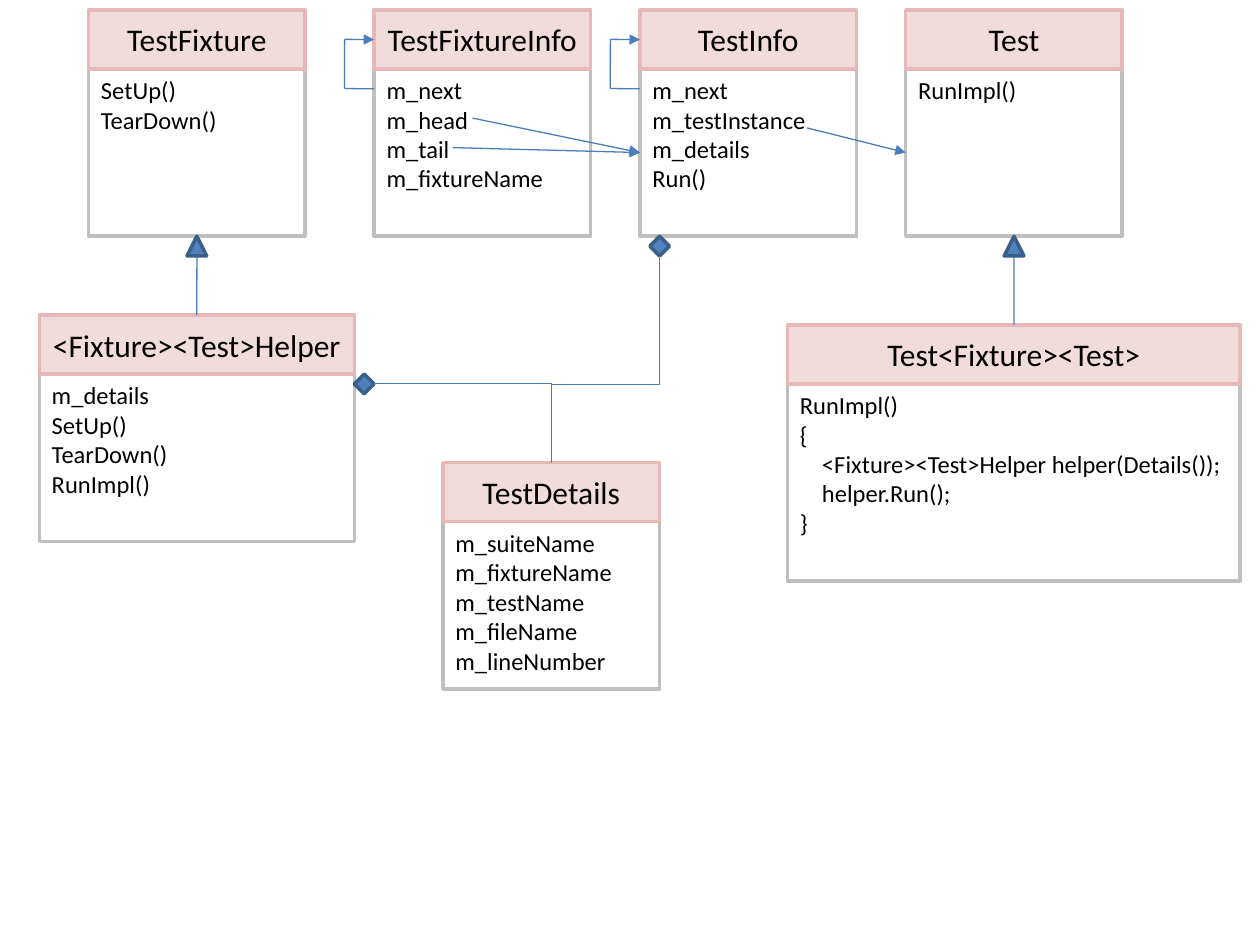
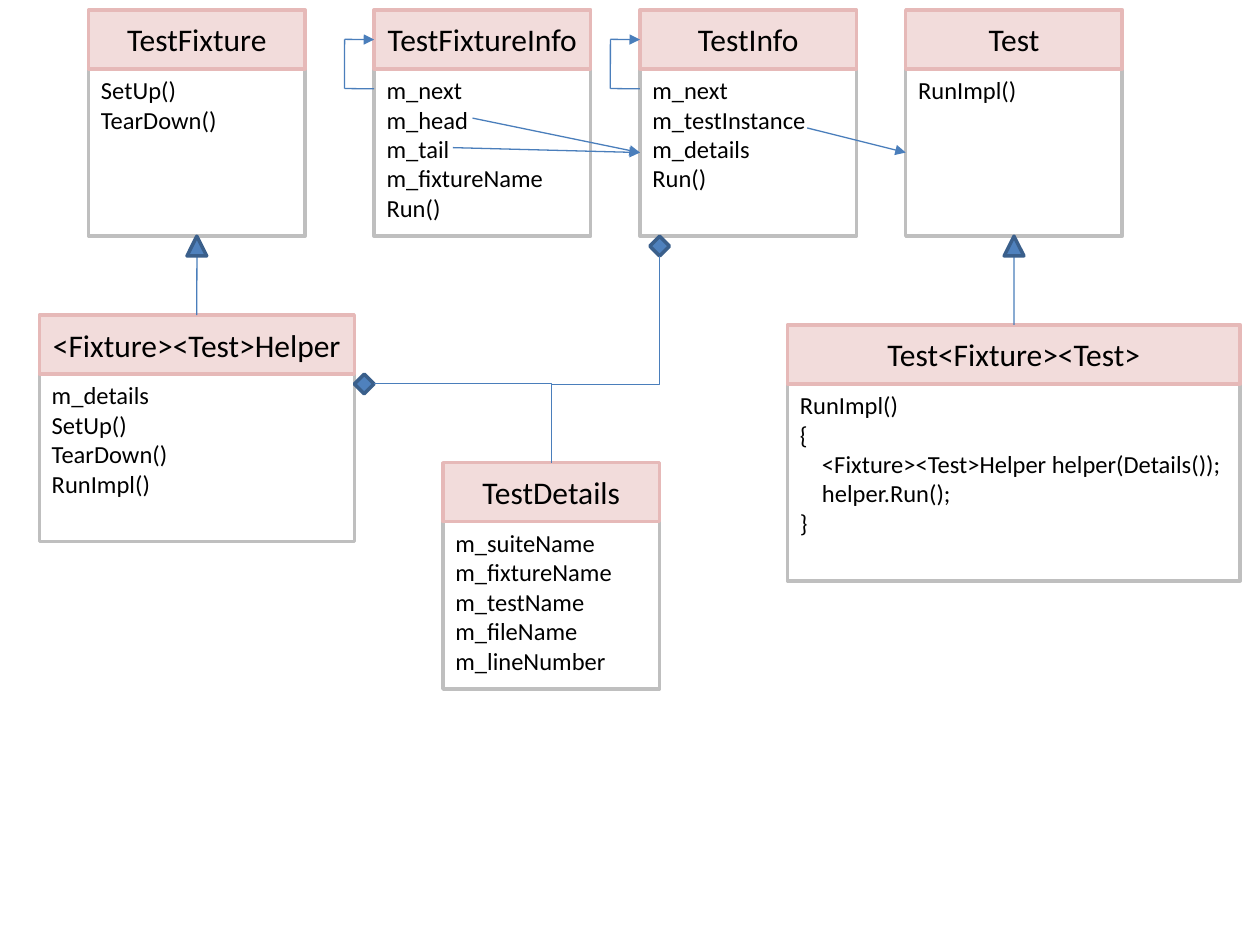
Before and after one commit to renebarto/baremetal, a slide deck: slide 1 of doc/images/unittest-class-structure-test-fixture.pptx. Drawn at 1260x945 pixels with LibreOffice and Linux fonts; fonts in the diff are those of the drawing. Boxes give left, top, right and bottom in pixels: in the first picture for what was removed or moved away, otherwise in the second. Text is boxed around its words. In the diff, an @@ line names an element or a change of style, - is before the commit and + after.

```diff
--- a/doc/images/unittest-class-structure-test-fixture.pptx
+++ b/doc/images/unittest-class-structure-test-fixture.pptx
@@ text in rectangle at <box>387,199,441,221</box>: paragraph added @@
+Run()
```
Also in this commit, not shown: 44 other files.
